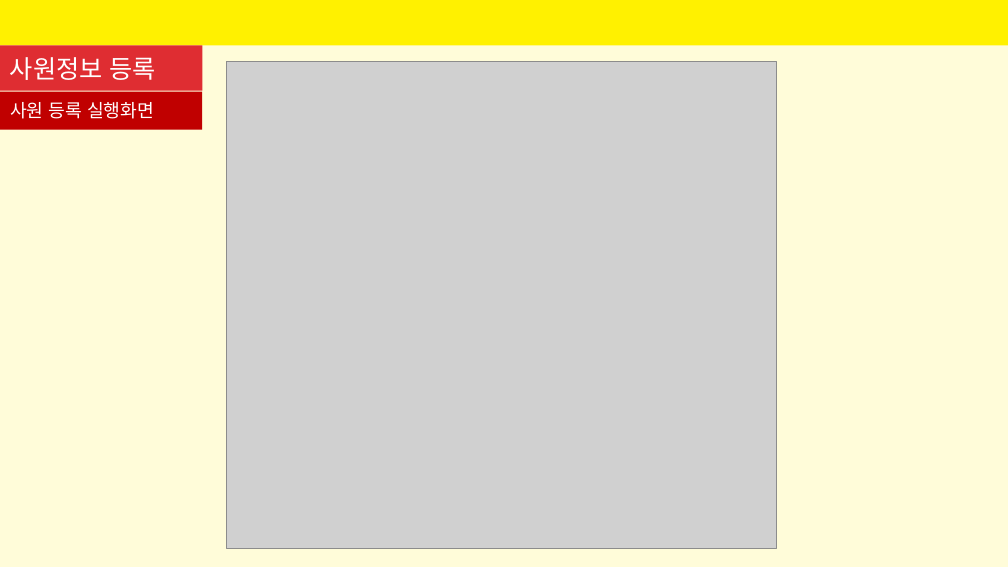
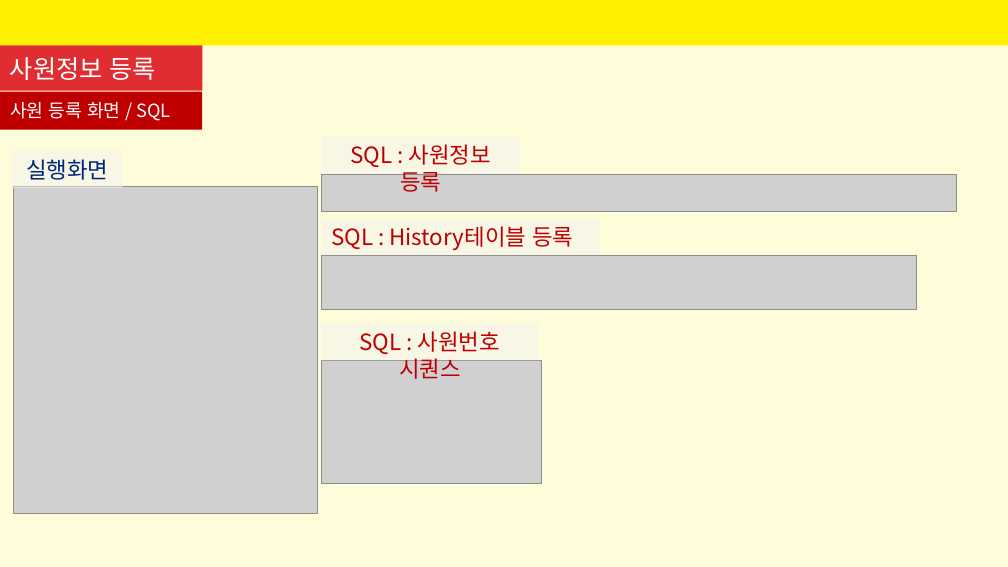
Before and after one commit to SeyoungKim30/HRmanagingApp, a slide deck: slide 20 of 인사프로그램-김세영.pptx. Drawn at 1008x567 pixels with LibreOffice and Linux fonts; fonts in the diff are those of the drawing; grey boxes stand for pictures. Boxes give left, top, right and bottom in pixels: in the first picture for what was removed or moved away, otherwise in the second. Text is boxed around its words. In the diff, an @@ line names an element or a change of style, - is before the commit and + after.

```diff
--- a/인사프로그램-김세영.pptx
+++ b/인사프로그램-김세영.pptx
@@ text at [10,102,171,121]: text changed @@
-사원 등록 실행화면
+사원 등록 화면 / SQL
@@ rectangle added at [322,136,520,173], fill #F2F2F2 at 50% opacity, 16 pt, text #C00000 @@
+SQL : 사원정보 등록
@@ rectangle added at [12,151,123,188], fill #F2F2F2 at 50% opacity, 16 pt, text #00257B @@
+실행화면
@@ picture added at [322,174,957,212] @@
@@ picture: place and size @@
-picture at [226,61,776,548]
+picture at [14,186,318,513]
@@ rectangle added at [322,218,600,255], fill #F2F2F2 at 50% opacity, 16 pt, text #C00000 @@
+SQL : History테이블 등록
@@ picture added at [322,255,917,309] @@
@@ rectangle added at [322,324,538,361], fill #F2F2F2 at 50% opacity, 16 pt, text #C00000 @@
+SQL : 사원번호 시퀀스
@@ picture added at [322,361,541,484] @@
```
Also in this commit, not shown: 10 other slides changed, 5 slides added, 6 slides removed, 28 other files.
